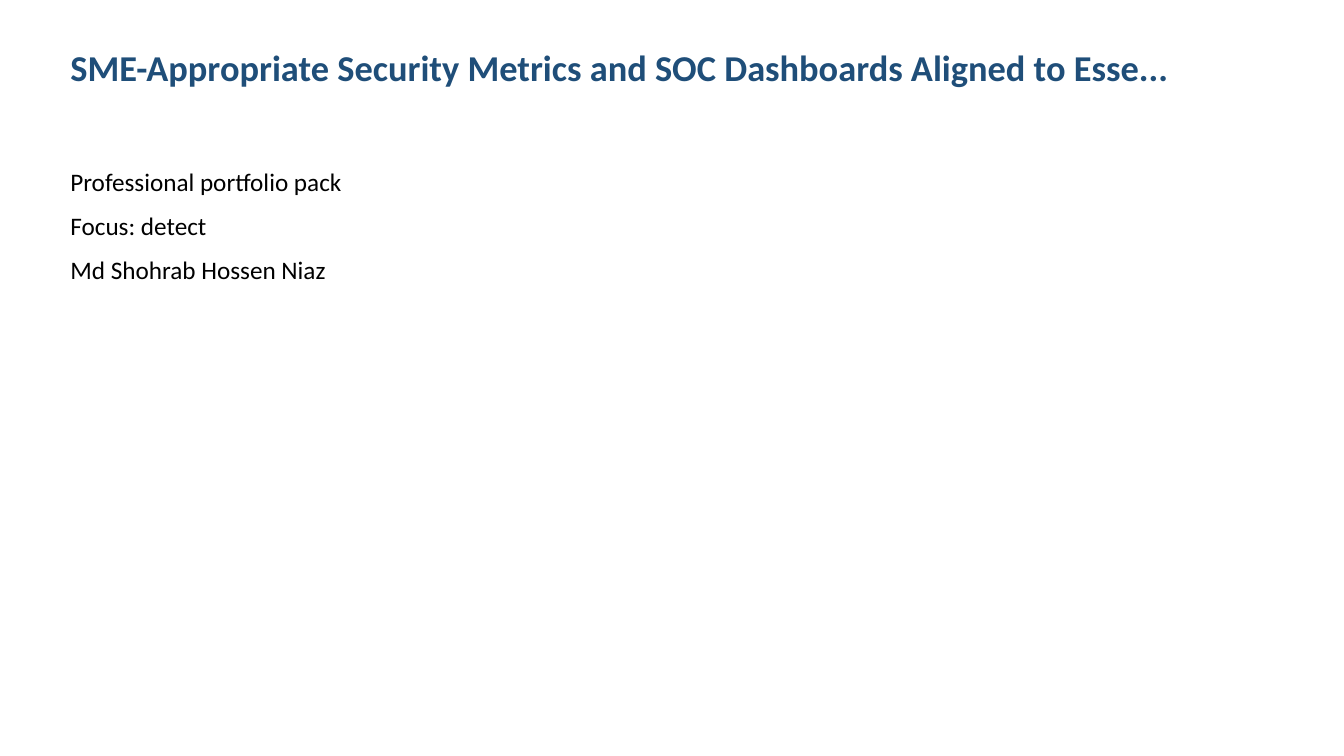
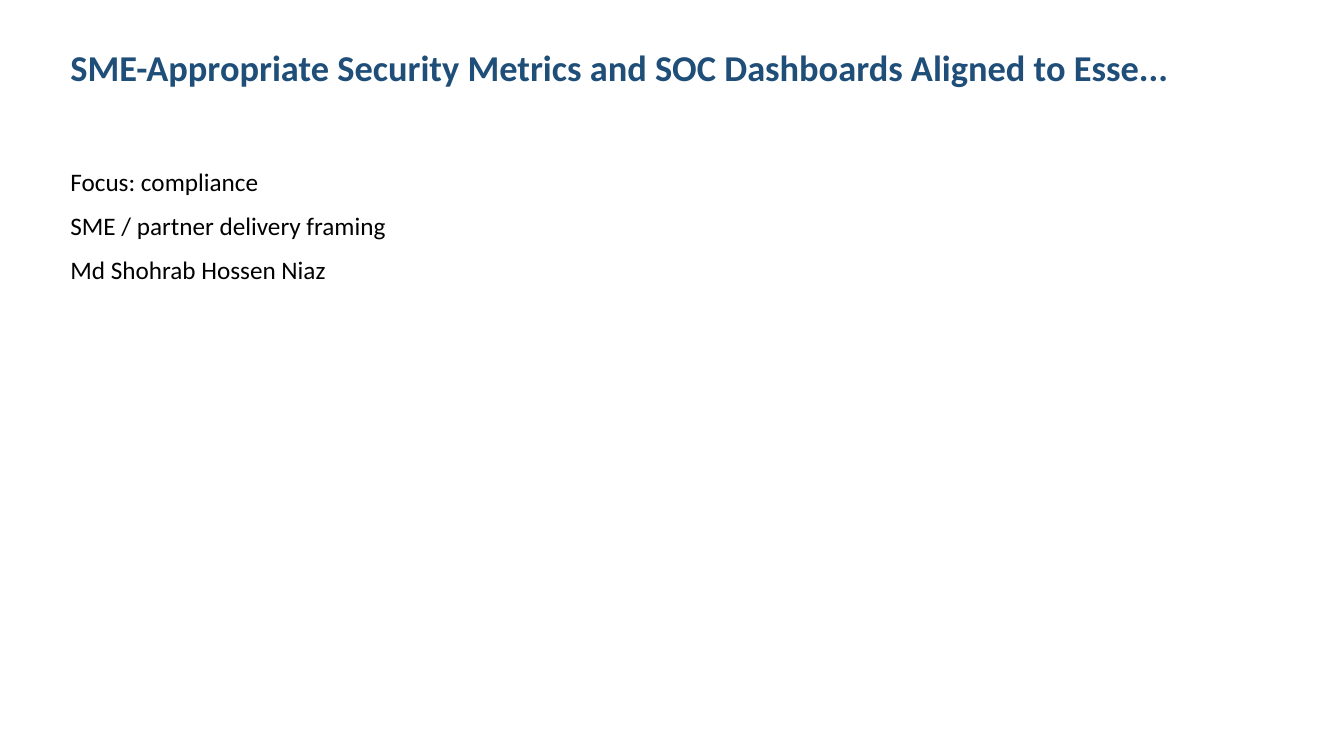
Before and after one commit to shohrabniaz/sme-soc-metrics-dashboards, a slide deck: slide 1 of Final_Submission/02_Presentation.pptx. Drawn at 1344x756 pixels with LibreOffice and Linux fonts; fonts in the diff are those of the drawing. Boxes give left, top, right and bottom in pixels: in the first picture for what was removed or moved away, otherwise in the second. Text is boxed around its words. In the diff, an @@ line names an element or a change of style, - is before the commit and + after.

Commit message:
Polish portfolio pack for professional showcase readiness.

```diff
--- a/Final_Submission/02_Presentation.pptx
+++ b/Final_Submission/02_Presentation.pptx
@@ text at (70, 173, 385, 240): text changed @@
-Professional portfolio pack
-Focus: detect
+Focus: compliance
+SME / partner delivery framing
```
Also in this commit, not shown: 3 other slides changed, 12 other files.
